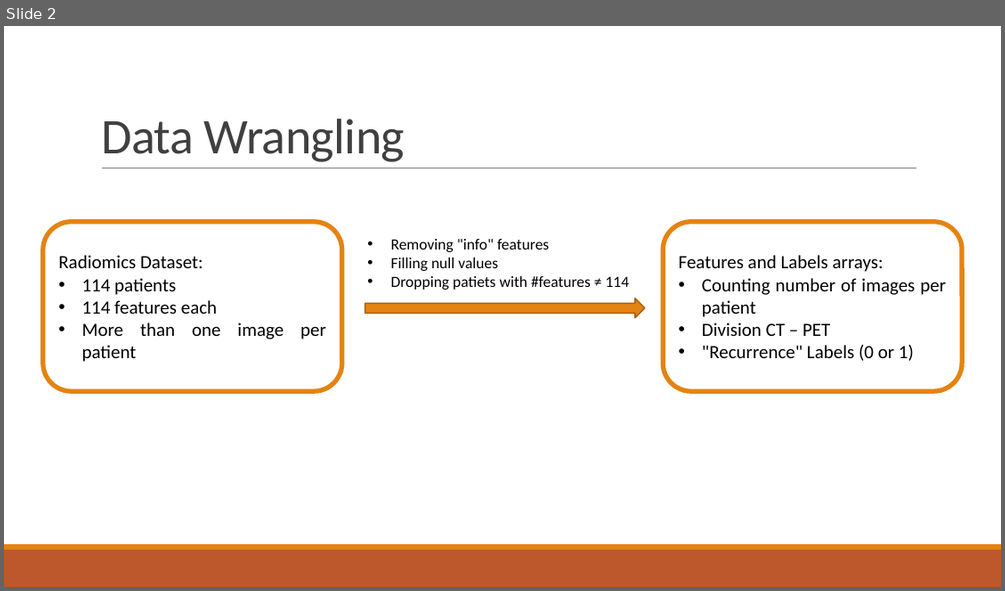
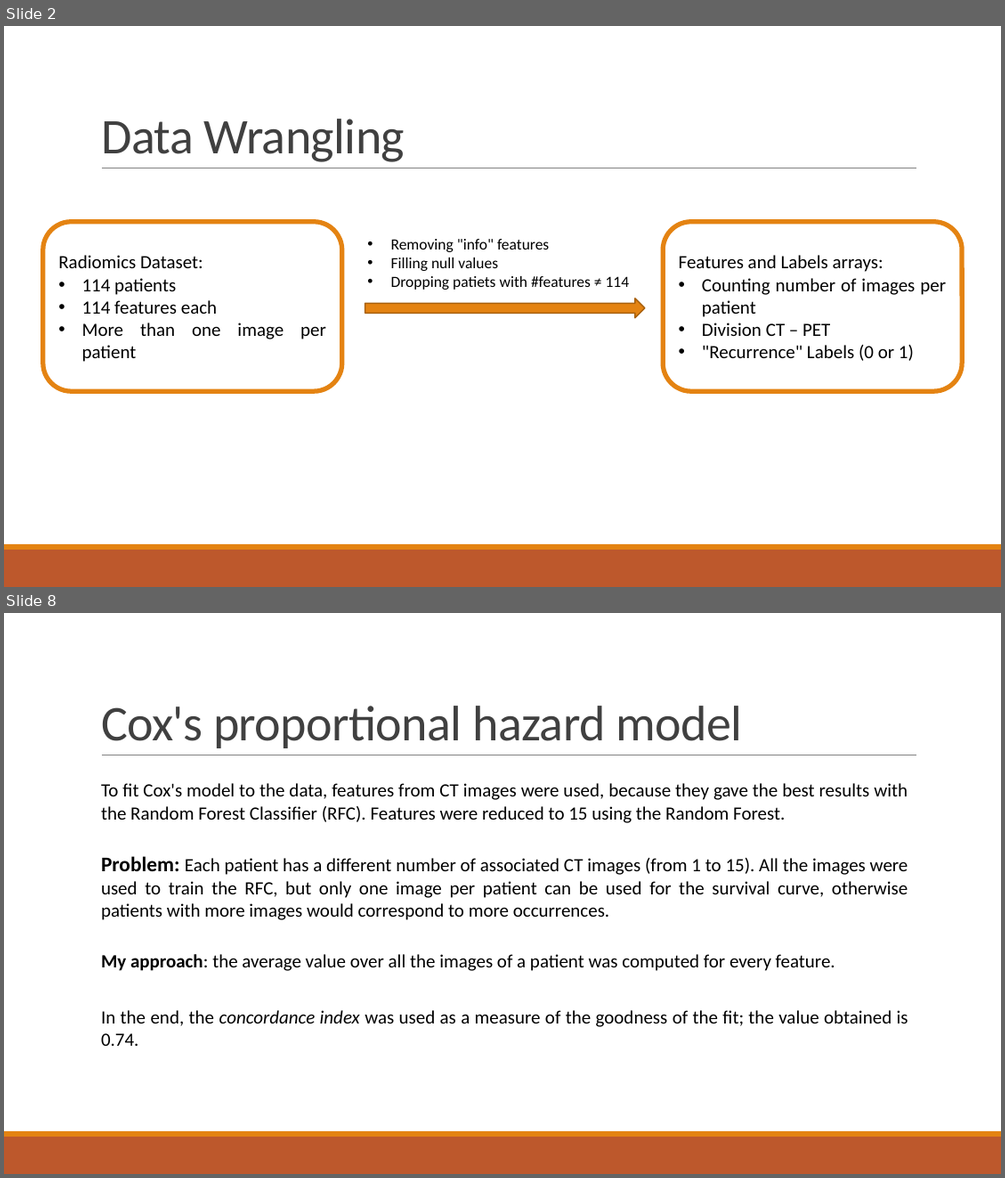
Before and after one commit to GianlucaCarlini/Pattern-Recognition, a slide deck: Pattern Recognition.pptx. Shown one above the other, each under a label of ours: slide 2 before the commit, slides 2 and 8 after it; the slides between them are not shown. The pictures are 1005x591 and 1005x1178 pixels, drawn with LibreOffice and Linux fonts; fonts in the diff are those of the drawing. Boxes give left, top, right and bottom in pixels: in the first picture for what was removed or moved away, otherwise in the second. Text is boxed around its words. In the diff, an @@ line names an element or a change of style, - is before the commit and + after.

```diff
--- a/Pattern Recognition.pptx
+++ b/Pattern Recognition.pptx
@@ slide 8 added at <box>4,613,1001,1174</box>, background #FFFFFF; not listed: 3 template elements that a slide beside it also shows @@
@@ title added at <box>101,706,742,748</box>, 48 pt, text #404040 @@
+Cox's proportional hazard model
@@ text added at <box>101,783,907,823</box>, 18 pt, text #000000 @@
+To fit Cox's model to the data, features from CT images were used, because they gave the best results with the Random Forest Classifier (RFC). Features were reduced to 15 using the Random Forest.
@@ text added at <box>101,856,908,920</box>, 18 pt, text #000000 @@
+Problem: Each patient has a different number of associated CT images (from 1 to 15). All the images were used to train the RFC, but only one image per patient can be used for the survival curve, otherwise patients with more images would correspond to more occurrences.
@@ text added at <box>101,954,835,971</box>, 18 pt, text #000000 @@
+My approach: the average value over all the images of a patient was computed for every feature.
@@ text added at <box>101,1010,908,1046</box>, 18 pt, text #000000 @@
+In the end, the concordance index was used as a measure of the goodness of the fit; the value obtained is 0.74.
```
Also in this commit, not shown: 3 slides changed, 3 other slides added, 1 slide removed.
